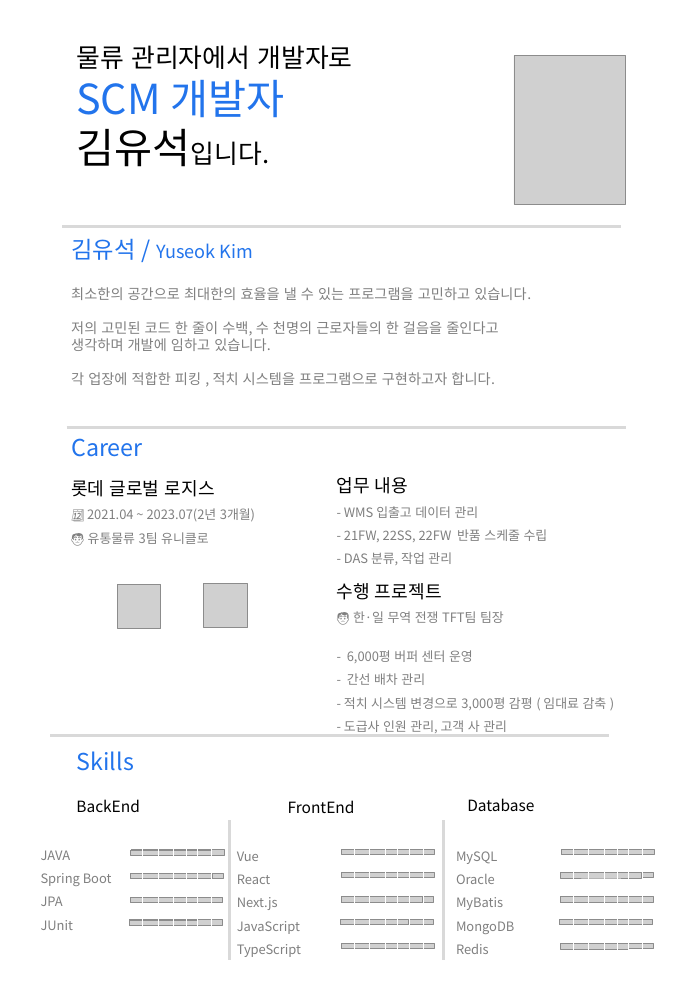
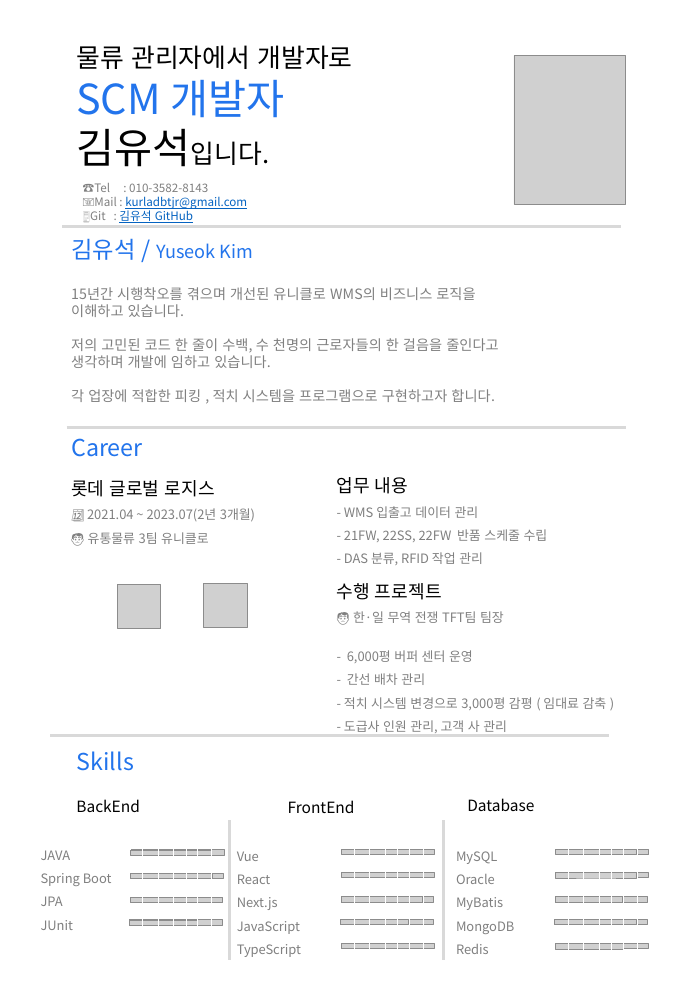
Before and after one commit to yuseok01/itgorae, a slide deck: slide 2 of ppt/241124 포트폴리오_김유석.pptx. Drawn at 698x1008 pixels with LibreOffice and Linux fonts; fonts in the diff are those of the drawing; grey boxes stand for pictures; background and template pictures are left out. Boxes give left, top, right and bottom in pixels: in the first picture for what was removed or moved away, otherwise in the second. Text is boxed around its words. In the diff, an @@ line names an element or a change of style, - is before the commit and + after.

```diff
--- a/ppt/241124 포트폴리오_김유석.pptx
+++ b/ppt/241124 포트폴리오_김유석.pptx
@@ text added at box(83, 183, 247, 223), 9 pt, text #808080 @@
+☎️Tel : 010-3582-8143
+📧Mail : kurladbtjr@gmail.com
+🖥️Git : 김유석 GitHub
@@ text at box(71, 287, 475, 317): text changed @@
-최소한의 공간으로 최대한의 효율을 낼 수 있는 프로그램을 고민하고 있습니다.
+15년간 시행착오를 겪으며 개선된 유니클로 WMS의 비즈니스 로직을 이해하고 있습니다.
@@ text at box(344, 552, 483, 565): text changed @@
-- DAS 분류, 작업 관리
+- DAS 분류, RFID 작업 관리
@@ 10 pictures, 6 lines: place and size @@
-10 pictures, 6 lines at box(560, 830, 654, 973)
+10 pictures, 6 lines at box(555, 830, 650, 973)
```
Also in this commit, not shown: 8 other slides changed, 5 other files.
